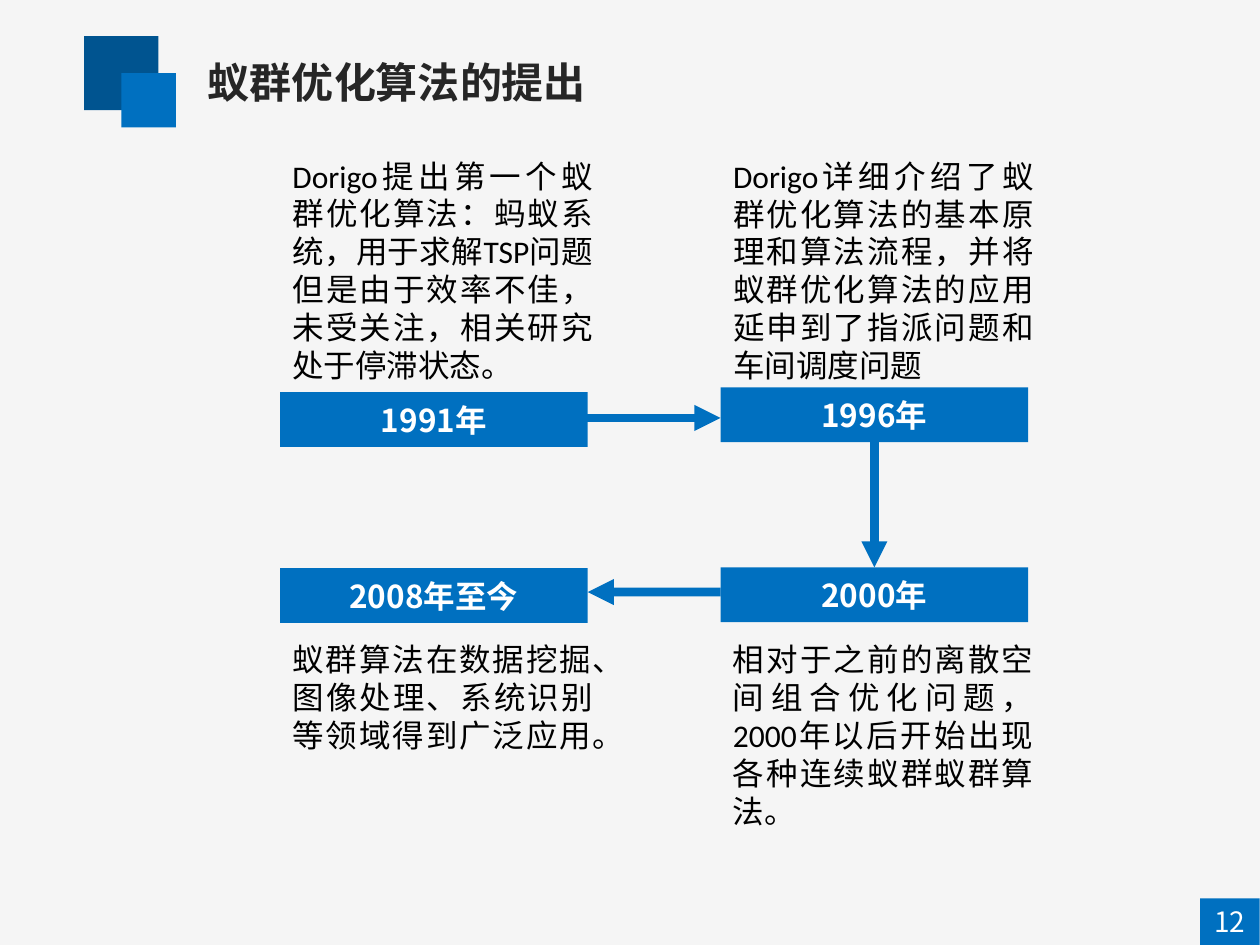
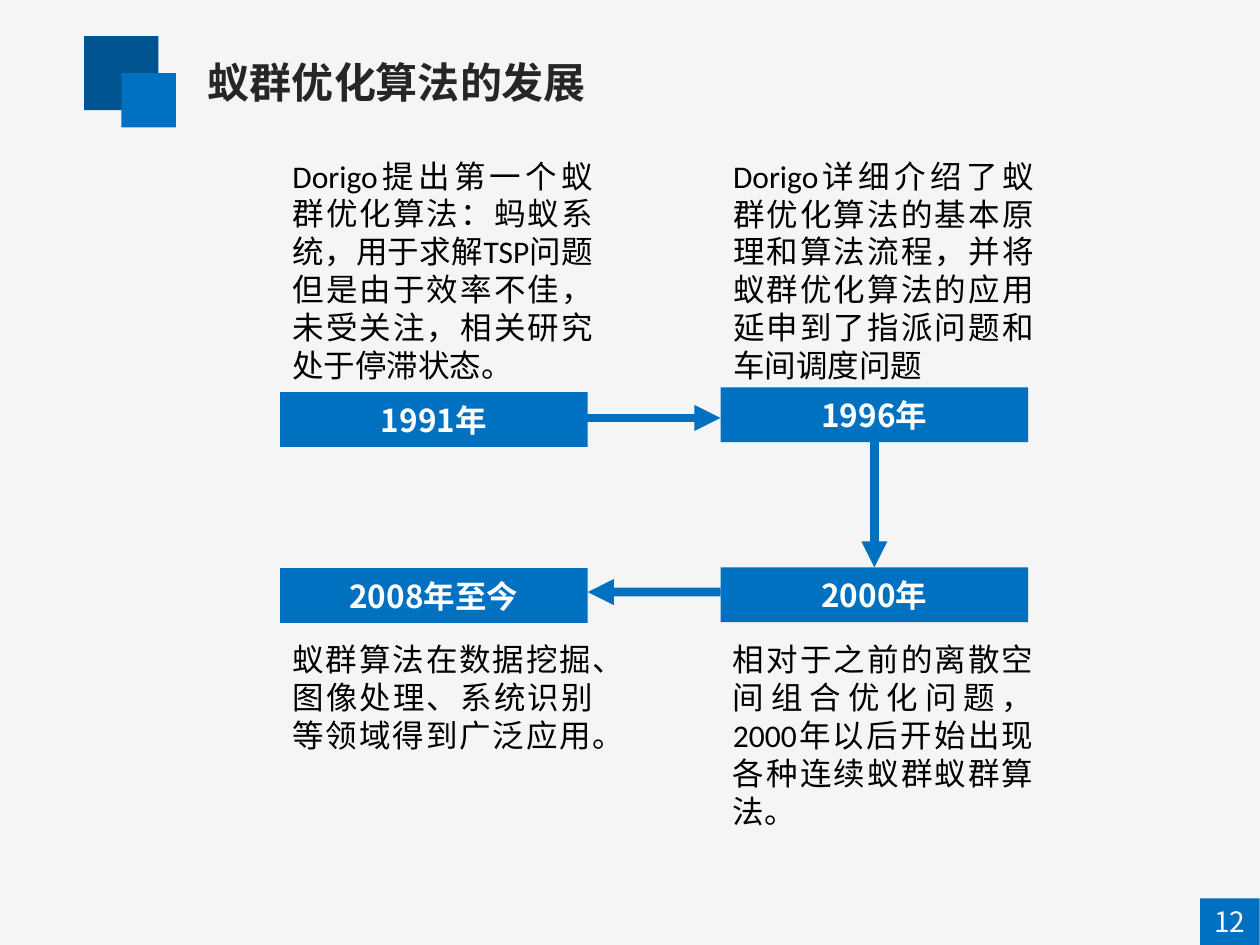
Before and after one commit to mapengfei-nwpu/ant, a slide deck: slide 12 of 蚁群优化算法.pptx. Drawn at 1260x945 pixels with LibreOffice and Linux fonts; fonts in the diff are those of the drawing. Boxes give left, top, right and bottom in pixels: in the first picture for what was removed or moved away, otherwise in the second. Text is boxed around its words. In the diff, an @@ line names an element or a change of style, - is before the commit and + after.

```diff
--- a/蚁群优化算法.pptx
+++ b/蚁群优化算法.pptx
@@ text at bbox=[208, 62, 586, 102]: text changed @@
-蚁群优化算法的提出
+蚁群优化算法的发展
```
Also in this commit, not shown: 6 other slides changed, 3 slides added, 2 slides removed, 2 other files.
